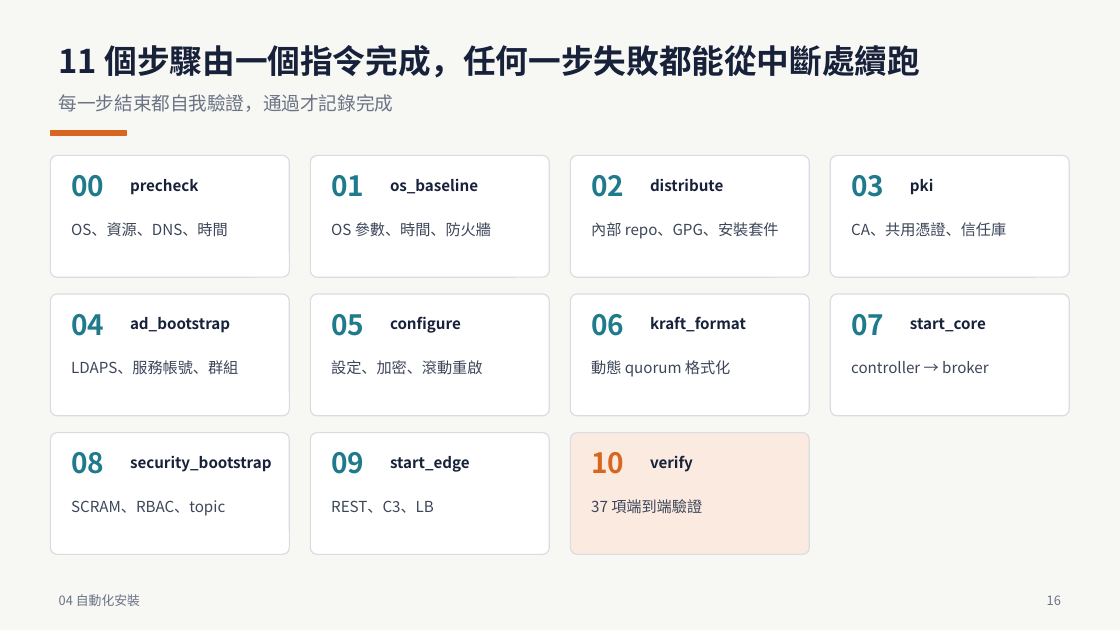
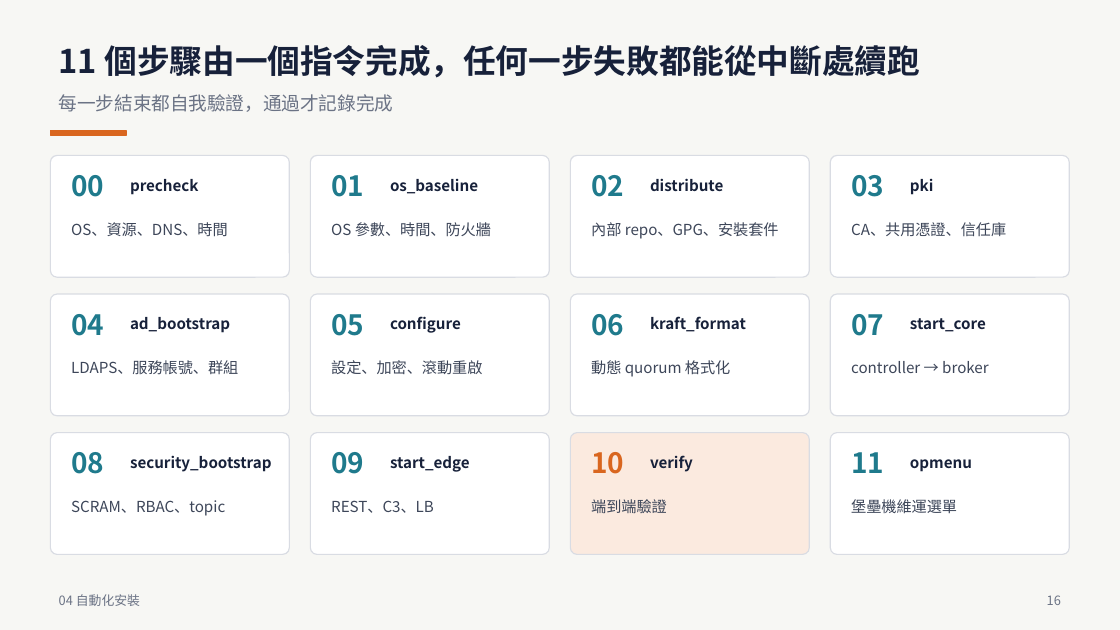
Before and after one commit to zxc81906119/kafka_install_ops, a slide deck: slide 16 of docs/Confluent-離線安裝PoC-全流程.pptx. Drawn at 1120x630 pixels with LibreOffice and Linux fonts; fonts in the diff are those of the drawing. Boxes give left, top, right and bottom in pixels: in the first picture for what was removed or moved away, otherwise in the second. Text is boxed around its words. In the diff, an @@ line names an element or a change of style, - is before the commit and + after.

```diff
--- a/docs/Confluent-離線安裝PoC-全流程.pptx
+++ b/docs/Confluent-離線安裝PoC-全流程.pptx
@@ rounded rectangle added at bbox=[830, 433, 1070, 555], fill #FFFFFF, outline #D9DCE3 1 pt @@
@@ text added at bbox=[851, 452, 884, 473], 24 pt, text #1F7A8C, bold @@
+11
@@ text added at bbox=[910, 459, 972, 472], 13 pt, text #17213A, bold @@
+opmenu
@@ text at bbox=[591, 499, 667, 513]: text changed @@
-37 項端到端驗證
+端到端驗證
@@ text added at bbox=[851, 499, 957, 513], 13 pt, text #3D4659 @@
+堡壘機維運選單
```
Also in this commit, not shown: 14 other slides changed, 4 slides added, 47 other files.
